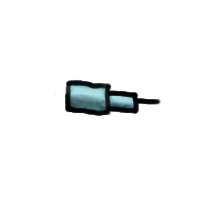
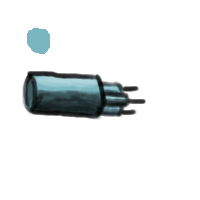
Comparing the layer stacks of the two 200 x 200 images. Changes:
added layer "gatling lines" above "gatling light" over (x1=22, y1=70, x2=147, y2=120)
added layer "gatling light" (soft light) above "gatling shadow" over (x1=33, y1=73, x2=128, y2=112)
added layer "gatling shadow" above "gatling color" over (x1=24, y1=76, x2=128, y2=119)
added layer "gatling color" above "impulse lines" over (x1=24, y1=72, x2=129, y2=119)
hid "impulse lines" over (x1=54, y1=79, x2=161, y2=117)
removed layer "Visible" over (x1=54, y1=79, x2=161, y2=117)
hid "impulse light" over (x1=66, y1=83, x2=140, y2=104)
hid "impulse shadow" over (x1=65, y1=92, x2=138, y2=116)
hid "impulse color" over (x1=66, y1=80, x2=138, y2=116)
added layer "palette" above "Background" over (x1=27, y1=28, x2=50, y2=54)
